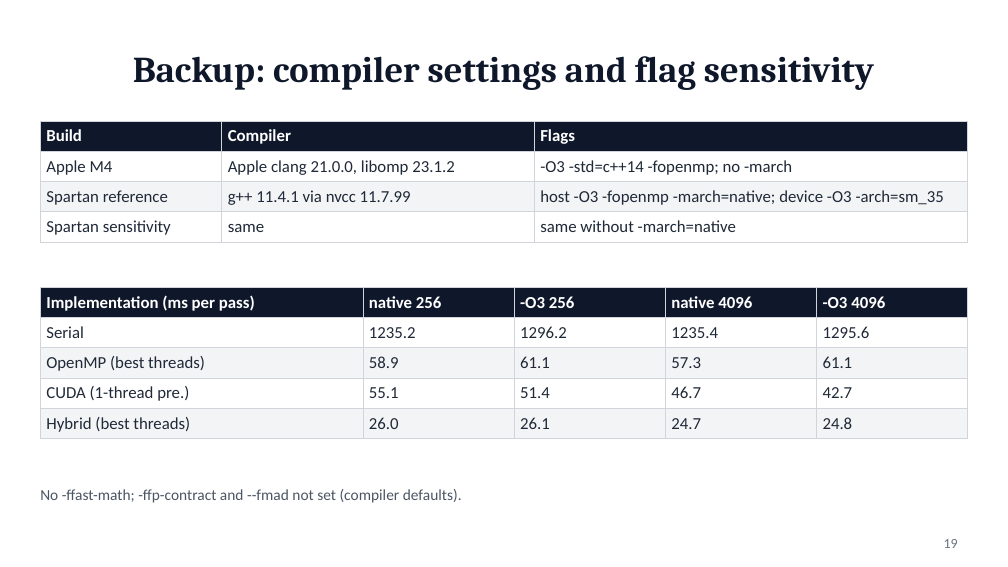
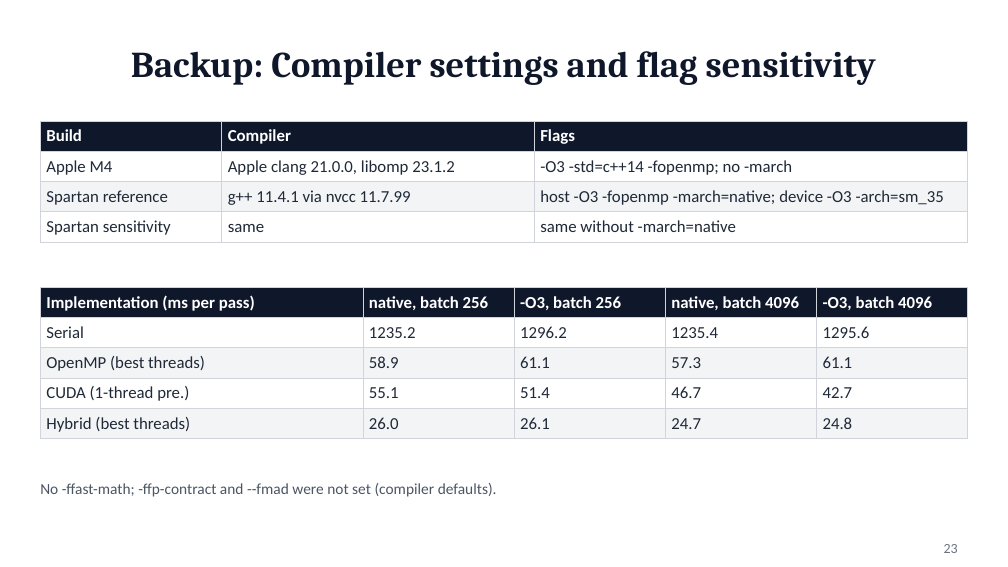
Before and after one commit to SUNNIHITHreddy-INDURU/cs259-hybrid-cpu-gpu-deep-learning, a slide deck: slide 23 of presentation/CS259_Hybrid_CPU_GPU_Induru.pptx (slide 19 before the commit). Drawn at 1008x567 pixels with LibreOffice and Linux fonts; fonts in the diff are those of the drawing. Boxes give left, top, right and bottom in pixels: in the first picture for what was removed or moved away, otherwise in the second. Text is boxed around its words. In the diff, an @@ line names an element or a change of style, - is before the commit and + after.

```diff
--- a/presentation/CS259_Hybrid_CPU_GPU_Induru.pptx
+++ b/presentation/CS259_Hybrid_CPU_GPU_Induru.pptx
@@ title at bbox=[131, 51, 876, 85]: text changed @@
-Backup: compiler settings and flag sensitivity
+Backup: Compiler settings and flag sensitivity
@@ table at bbox=[40, 287, 968, 436] @@
-row 1: Implementation (ms per pass) | native 256 | -O3 256 | native 4096 | -O3 4096
+row 1: Implementation (ms per pass) | native, batch 256 | -O3, batch 256 | native, batch 4096 | -O3, batch 4096
@@ text "No -ffast-math; -ffp-contract and --fmad ..." at bbox=[40, 483, 497, 497]: vertical alignment middle to top @@
@@ text at bbox=[40, 483, 497, 497]: text changed @@
-No -ffast-math; -ffp-contract and --fmad not set (compiler defaults).
+No -ffast-math; -ffp-contract and --fmad were not set (compiler defaults).
@@ page number removed at bbox=[944, 539, 958, 548] @@
-19
@@ page number added at bbox=[944, 544, 958, 553], 10 pt, text #6B7280 @@
+23
```
Also in this commit, not shown: 13 other slides changed, 14 slides added, 8 slides removed, 11 other files.
